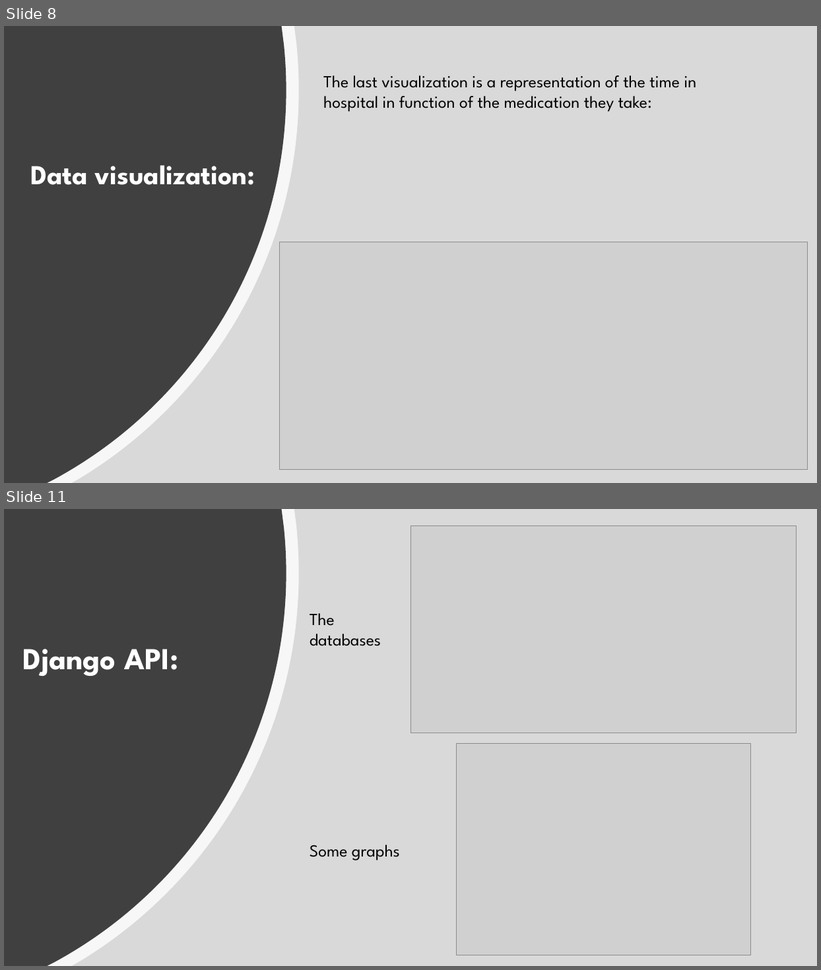
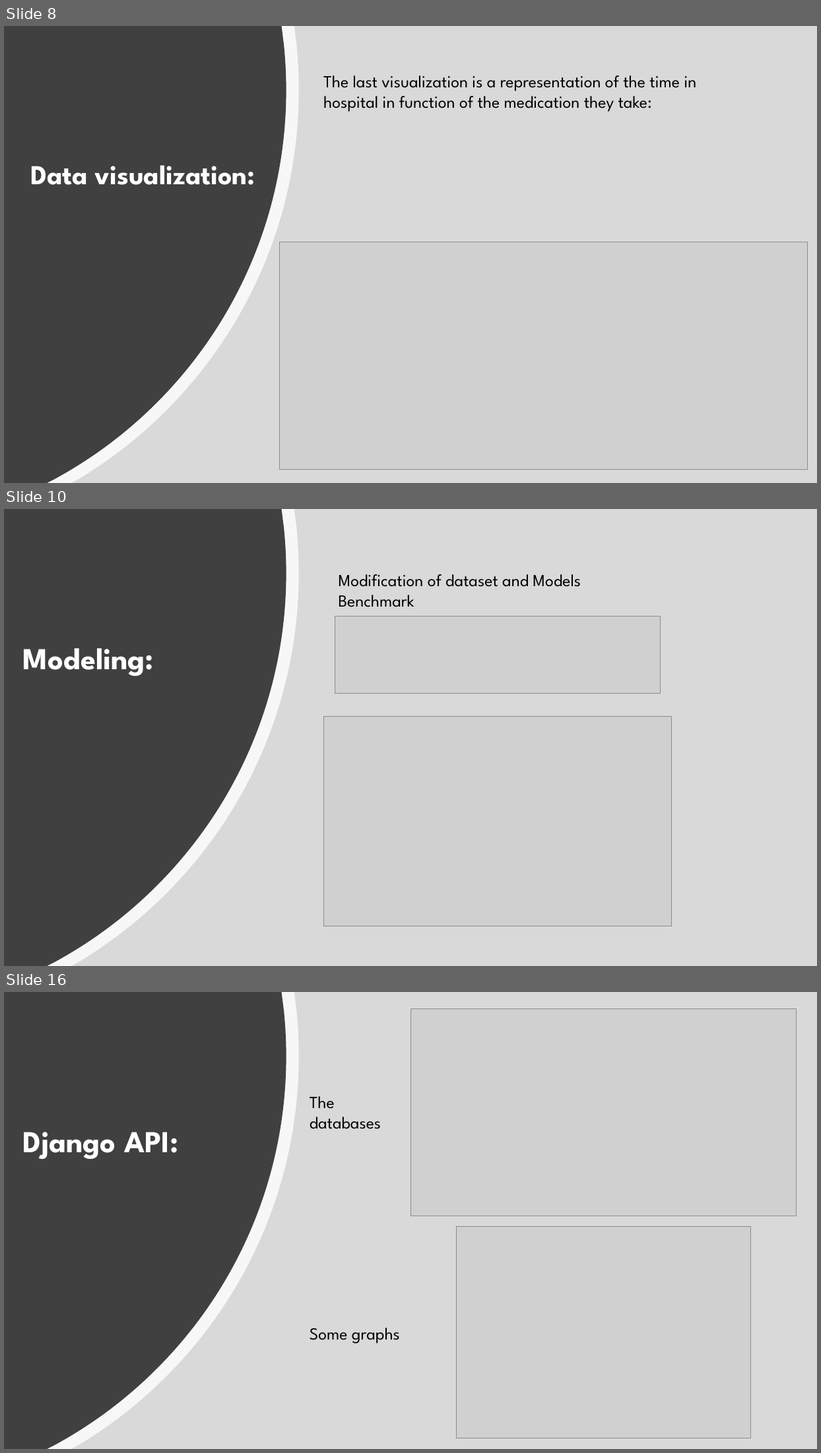
Before and after one commit to Const679/Python-Diabete, a slide deck: Readmission of the Diabetics patients.pptx. Shown one above the other, each under a label of ours: slides 8 and 11 before the commit, slides 8, 10 and 16 after it; the slides between them are not shown. The pictures are 821x970 and 821x1453 pixels, drawn with LibreOffice and Linux fonts; fonts in the diff are those of the drawing; grey boxes stand for pictures. Boxes give left, top, right and bottom in pixels: in the first picture for what was removed or moved away, otherwise in the second. Text is boxed around its words. In the diff, an @@ line names an element or a change of style, - is before the commit and + after.

```diff
--- a/Readmission of the Diabetics patients.pptx
+++ b/Readmission of the Diabetics patients.pptx
@@ slide 10 added at [4,509,817,966], background #FFFFFF @@
@@ rectangle added at [4,509,817,966], fill #D9D9D9 @@
@@ freeform shape added at [4,509,299,966], fill #FFFFFF at 80% opacity @@
@@ freeform shape added at [4,509,286,966], fill #404040 @@
@@ text added at [339,574,581,607], 20 pt, text #000000 @@
+Modification of dataset and Models Benchmark
@@ picture added at [335,616,660,693] @@
@@ title added at [23,648,154,676], 36 pt, text #FFFFFF, bold @@
+Modeling:
@@ picture added at [323,716,672,927] @@
@@ what was slide 11 is now slide 16 @@
```
Also in this commit, not shown: 2 slides changed, 4 other slides added.
